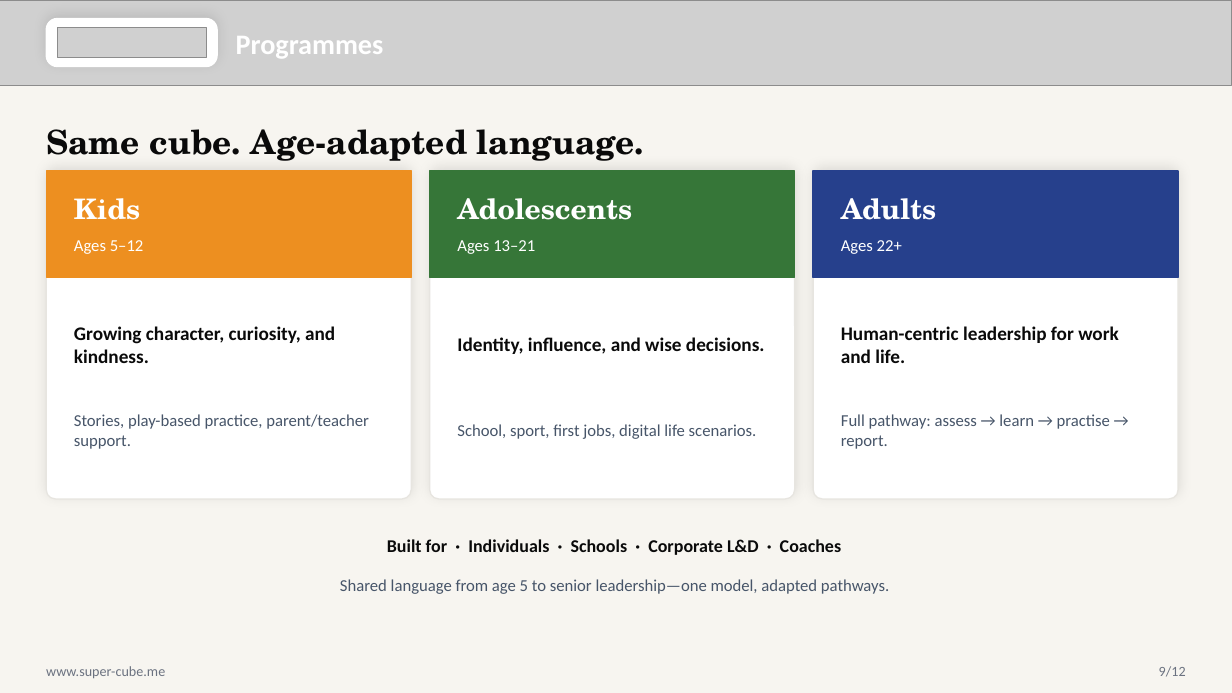
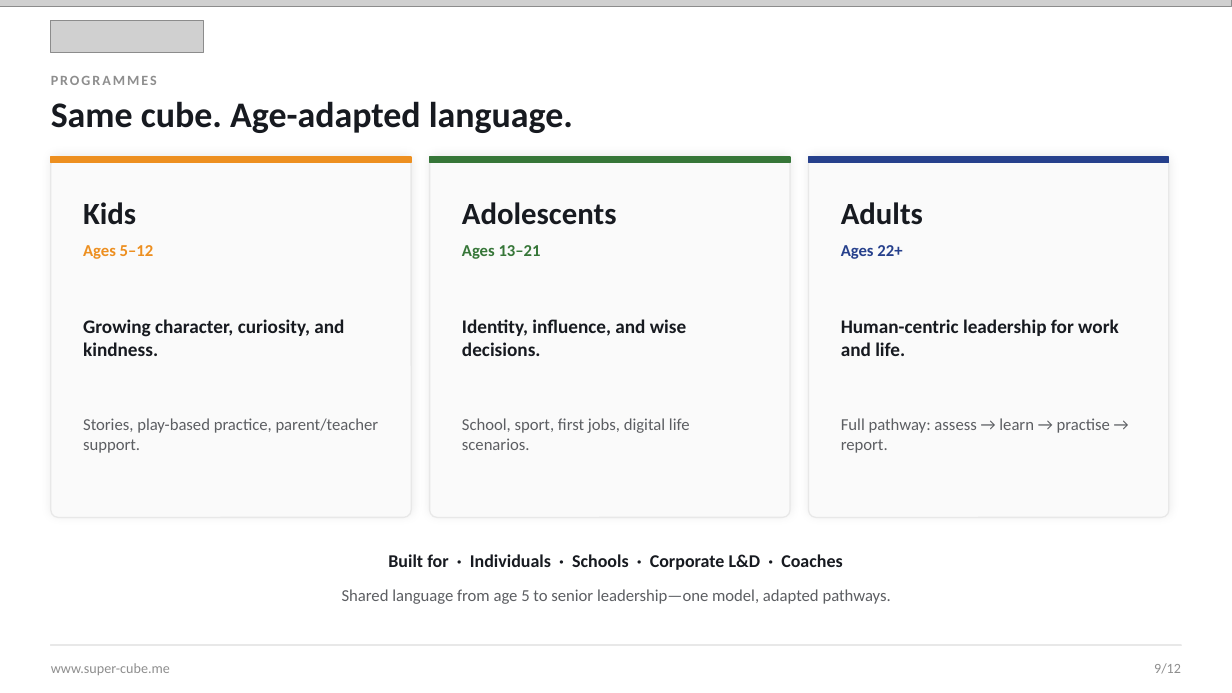
Before and after one commit to bigfivefoods/super-cube-website, a slide deck: slide 9 of public/downloads/super-cube-overview.pptx. Drawn at 1232x693 pixels with LibreOffice and Linux fonts; fonts in the diff are those of the drawing; grey boxes stand for pictures. Boxes give left, top, right and bottom in pixels: in the first picture for what was removed or moved away, otherwise in the second. Text is boxed around its words. In the diff, an @@ line names an element or a change of style, - is before the commit and + after.

Commit message:
Tesla light redesign for Super-Cube overview PPTX (transparent logo)

```diff
--- a/public/downloads/super-cube-overview.pptx
+++ b/public/downloads/super-cube-overview.pptx
@@ background #F7F5F0 to #FFFFFF @@
@@ picture removed at (0, 0, 1232, 85) @@
@@ picture added at (0, 0, 1232, 6) @@
@@ rounded rectangle removed at (46, 18, 217, 67) @@
@@ picture: place and size @@
-picture at (57, 28, 206, 57)
+picture at (51, 20, 203, 53)
@@ text at (51, 76, 157, 85): text changed; size 22 to 11 pt; text colour #FFFFFF to #8E8E8E @@
-Programmes
+PROGRAMMES
@@ text "Same cube. Age-adapted language.": place and size @@
-text "Same cube. Age-adapted language." at (46, 129, 644, 161)
+text "Same cube. Age-adapted language." at (51, 101, 573, 133)
@@ text "Same cube. Age-adapted language." at (51, 101, 573, 133): size 26 to 28 pt, font TeX Gyre Schola to Calibri, text colour #0A0A0A to #171A20 @@
@@ rounded rectangle: place and size @@
-rounded rectangle at (46, 171, 411, 499)
+rounded rectangle at (51, 157, 411, 518)
@@ rectangle: place and size @@
-rectangle at (46, 171, 411, 277)
+rectangle at (51, 157, 411, 163)
@@ rounded rectangle: place and size @@
-rounded rectangle at (430, 171, 795, 499)
+rounded rectangle at (430, 157, 790, 518)
@@ rectangle: place and size @@
-rectangle at (430, 171, 795, 277)
+rectangle at (430, 157, 790, 163)
@@ fill #FFFFFF to #FAFAFA; outline #E7E5E0 1 pt to #E8E8E8 1 pt; shadow changed; proportions changed in 3 elements at (51, 157, 411, 518), (430, 157, 790, 518), (809, 157, 1169, 518) @@
@@ rounded rectangle: place and size @@
-rounded rectangle at (813, 171, 1178, 499)
+rounded rectangle at (809, 157, 1169, 518)
@@ rectangle: place and size @@
-rectangle at (813, 171, 1178, 277)
+rectangle at (809, 157, 1169, 163)
@@ text "Kids": place and size @@
-text "Kids" at (74, 198, 140, 220)
+text "Kids" at (83, 202, 136, 225)
@@ size 22 to 24 pt, font TeX Gyre Schola to Calibri, text colour #FFFFFF to #171A20 in 3 elements at (83, 202, 136, 225), (462, 202, 617, 225), (841, 202, 923, 225) @@
@@ text "Ages 5–12": place and size @@
-text "Ages 5–12" at (74, 240, 144, 254)
+text "Ages 5–12" at (83, 245, 154, 259)
@@ text "Ages 5–12" at (83, 245, 154, 259): text colour #FFFFFF to #ED8F20, bold on @@
@@ text "Ages 13–21" at (462, 245, 541, 259): text colour #FFFFFF to #367638, bold on @@
@@ text "Ages 22+" at (841, 245, 902, 259): text colour #FFFFFF to #26408C, bold on @@
@@ text "Growing character, curiosity, and kindness.": place and size @@
-text "Growing character, curiosity, and kindness." at (74, 326, 335, 363)
+text "Growing character, curiosity, and kindness." at (83, 319, 344, 356)
@@ text "Identity, influence, and wise decisions.": place and size @@
-text "Identity, influence, and wise decisions." at (457, 337, 765, 354)
+text "Identity, influence, and wise decisions." at (462, 319, 686, 356)
@@ text colour #0A0A0A to #171A20 in 4 elements at (83, 319, 344, 356), (462, 319, 686, 356), (388, 554, 842, 570), (841, 319, 1119, 356) @@
@@ text "Human-centric leadership for work and ...": place and size @@
-text "Human-centric leadership for work and ..." at (841, 326, 1119, 363)
+text "Human-centric leadership for work and ..." at (841, 319, 1119, 356)
@@ text "Stories, play-based practice, parent/teacher support.": place and size @@
-text "Stories, play-based practice, parent/teacher support." at (74, 414, 369, 449)
+text "Stories, play-based practice, parent/teacher support." at (83, 418, 379, 453)
@@ text colour #475569 to #5C5E62 in 4 elements at (342, 589, 891, 604), (83, 418, 379, 453), (462, 418, 690, 450), (841, 418, 1110, 453) @@
@@ text "Built for · Individuals · ...": place and size @@
-text "Built for · Individuals · ..." at (387, 539, 841, 555)
+text "Built for · Individuals · ..." at (388, 554, 842, 570)
@@ text "Shared language from age 5 ...": place and size @@
-text "Shared language from age 5 ..." at (340, 579, 889, 594)
+text "Shared language from age 5 ..." at (342, 589, 891, 604)
@@ text "www.super-cube.me" at (51, 663, 170, 675): text colour #6B7280 to #8E8E8E @@
@@ rectangle added at (51, 645, 1181, 646), fill #E8E8E8, outline #E8E8E8 1 pt @@
@@ text "9/12" at (1154, 663, 1181, 674): text colour #6B7280 to #8E8E8E @@
```
Also in this commit, not shown: 11 other slides changed, 1 other file.
